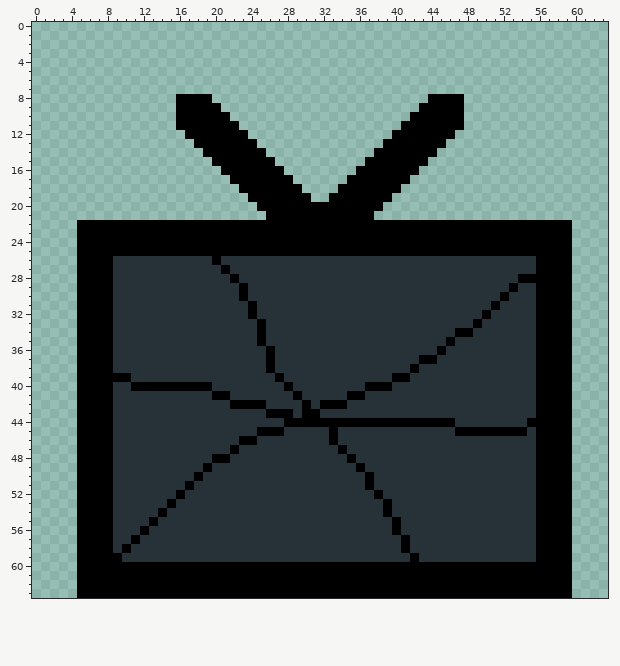
Edited in one commit: pixel-art file (assets/Textures/Gameplay/Objects/TV.aseprite). The first picture shows the starting point.
64x64 pixels, 1 frame.
Once edited:
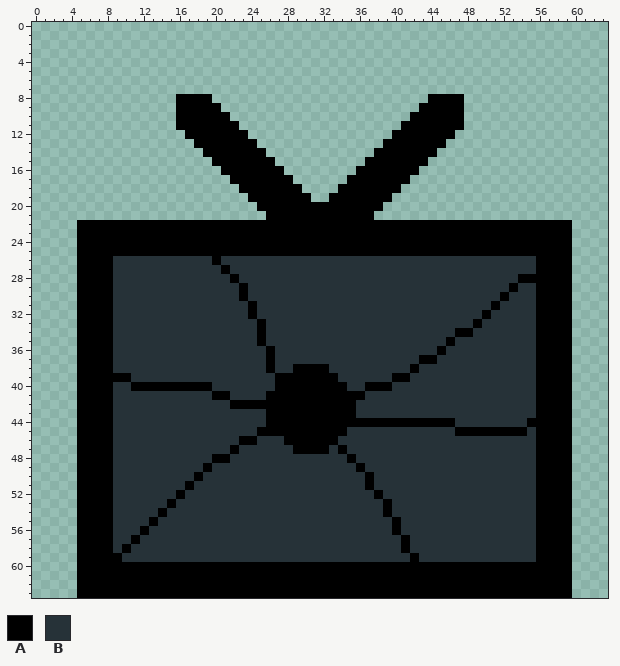
Palette (. is transparent): A #000000  B #263238
Difference:
Changed rows in their new state; - is an unchanged pixel.
first column x 26:
38 ---AAAA---
39 --AAAAAA--
40 -A-AAAAAA-
41 AAA-AAAAA-
42 AAAA-A---A
43 ---A--AAAA
44 AA--------
45 --AAAAA-A-
46 --AAAAA---
47 ---AAAA---
